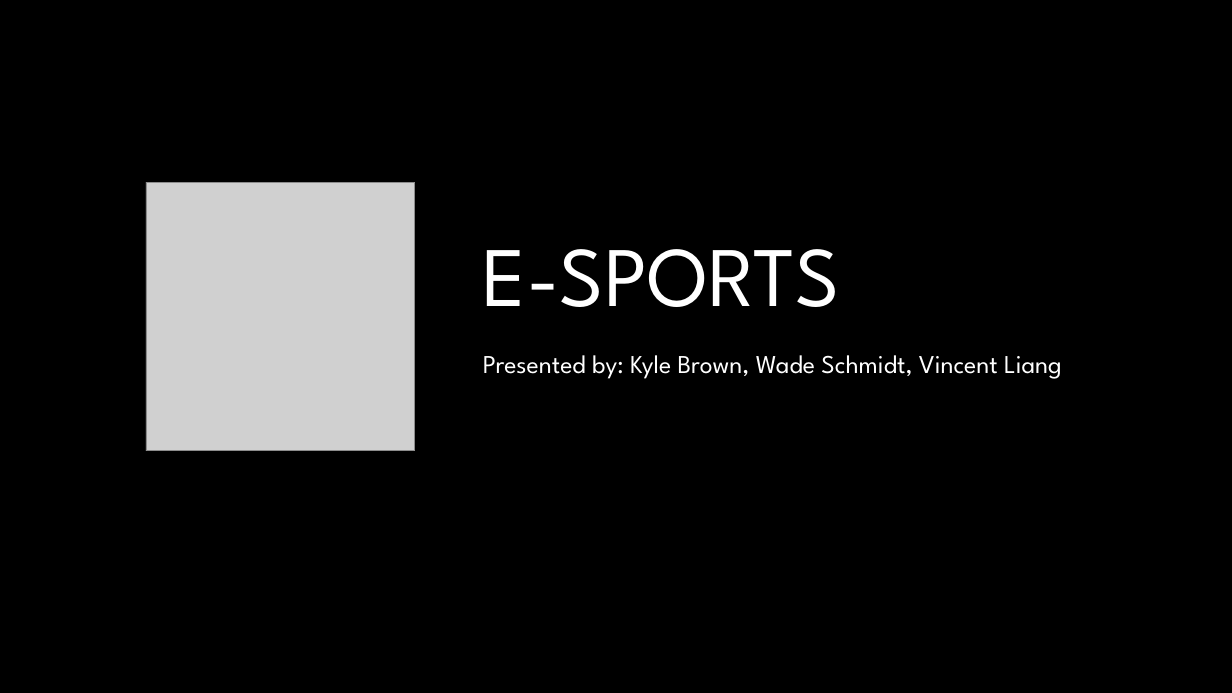
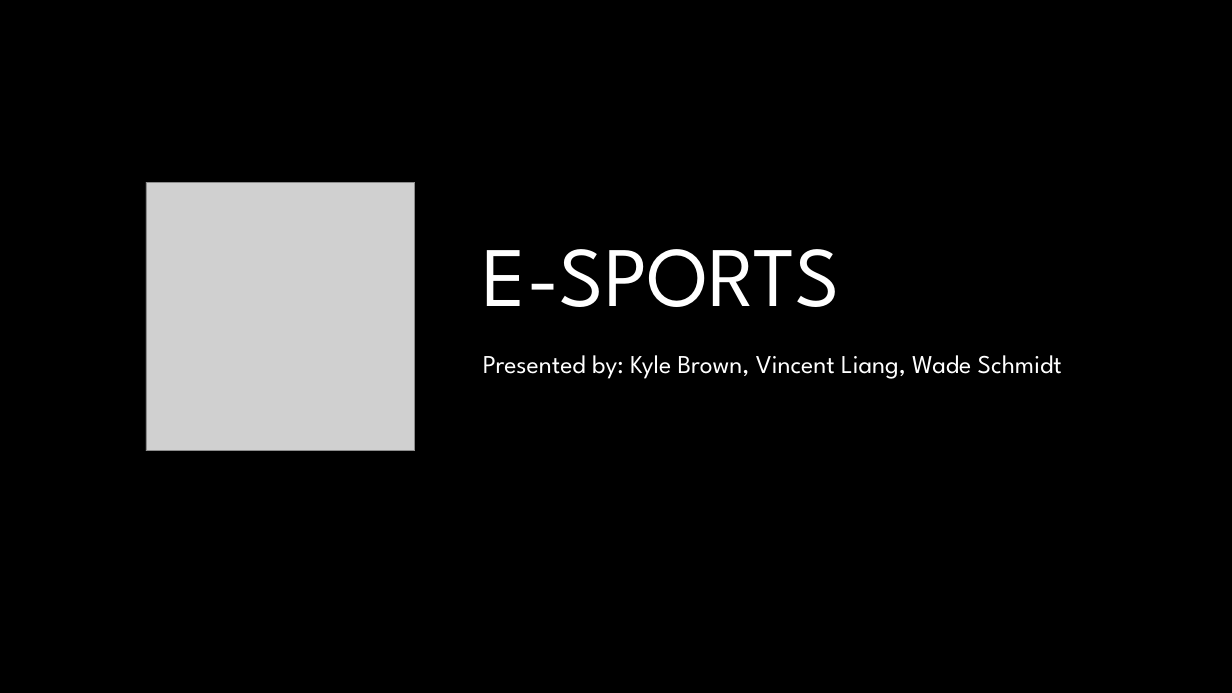
Before and after one commit to vinceleg/lab04_repo, a slide deck: slide 1 of dtc_team16_pitch_presentation.pptx. Drawn at 1232x693 pixels with LibreOffice and Linux fonts; fonts in the diff are those of the drawing; grey boxes stand for pictures; background and template pictures are left out. Boxes give left, top, right and bottom in pixels: in the first picture for what was removed or moved away, otherwise in the second. Text is boxed around its words. In the diff, an @@ line names an element or a change of style, - is before the commit and + after.

```diff
--- a/dtc_team16_pitch_presentation.pptx
+++ b/dtc_team16_pitch_presentation.pptx
@@ subtitle at (x1=483, y1=355, x2=1062, y2=379): text changed @@
-Presented by: Kyle Brown, Wade Schmidt, Vincent Liang
+Presented by: Kyle Brown, Vincent Liang, Wade Schmidt
```
Also in this commit, not shown: 5 other slides changed, 1 slide added.
